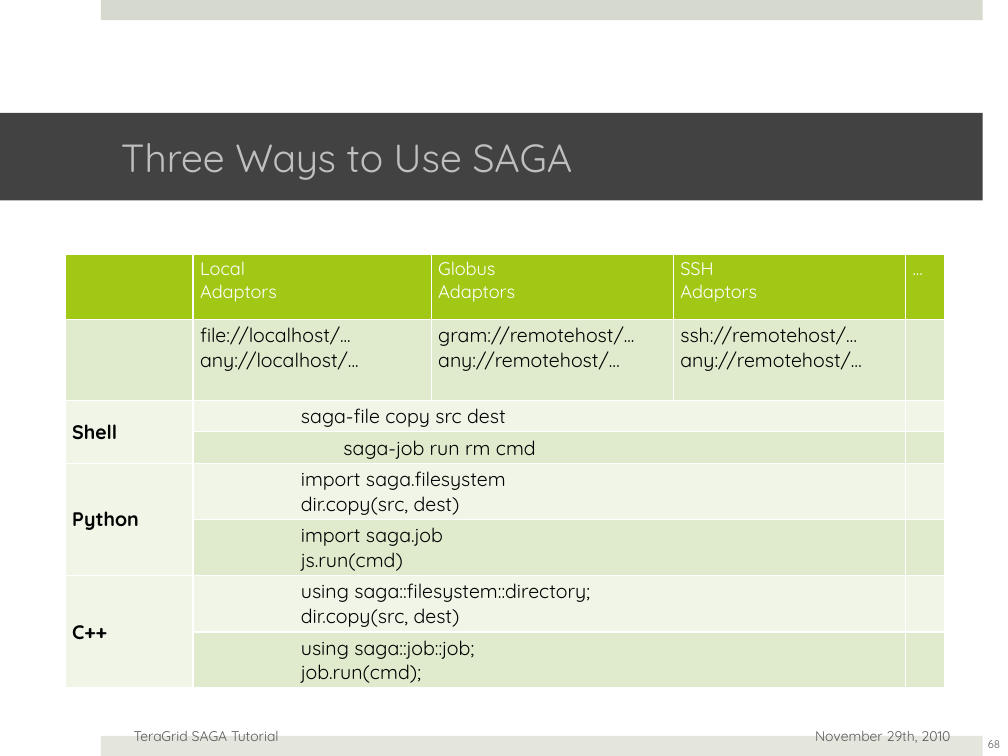
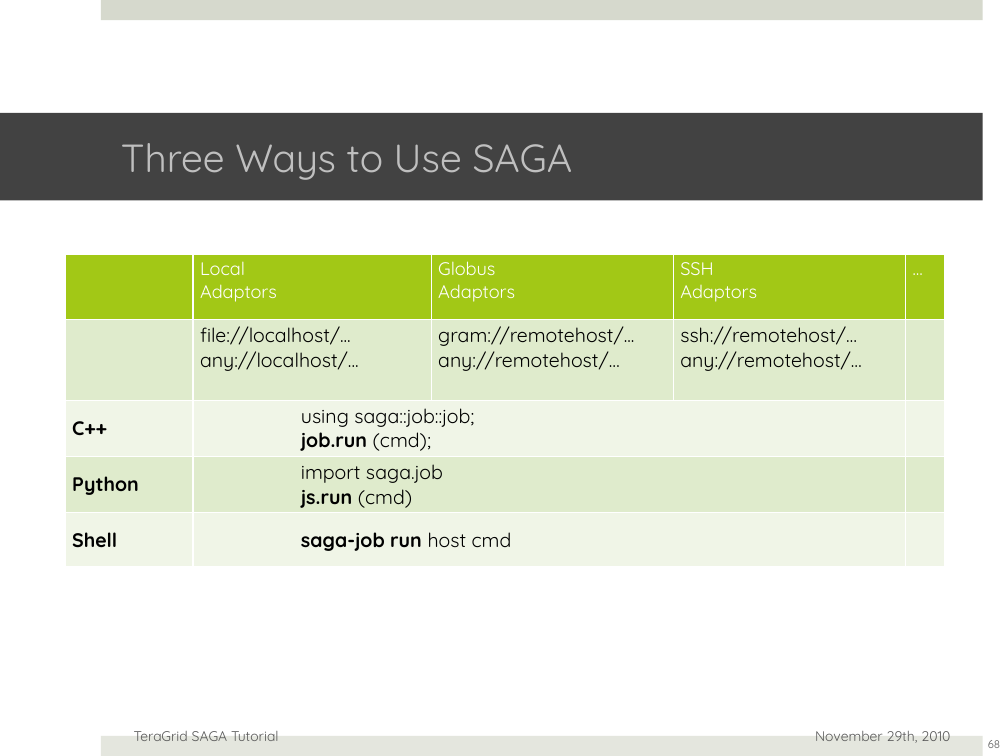
Before and after one commit to saga-project/saga-cpp-legacy-projects, a slide deck: slide 68 of tutorial/EGI-2011/02_api.pptx. Drawn at 1008x756 pixels with LibreOffice and Linux fonts; fonts in the diff are those of the drawing; background and template pictures are left out. Boxes give left, top, right and bottom in pixels: in the first picture for what was removed or moved away, otherwise in the second. Text is boxed around its words. In the diff, an @@ line names an element or a change of style, - is before the commit and + after.

```diff
--- a/tutorial/EGI-2011/02_api.pptx
+++ b/tutorial/EGI-2011/02_api.pptx
@@ table at (65,254,943,560) @@
-row 3: Shell | saga-file copy src dest |  |  | 
-row 4:  | saga-job run rm cmd |  |  | 
-row 5: Python | import saga.filesystem / dir.copy(src, dest) |  |  | 
-row 6:  | import saga.job / js.run(cmd) |  |  | 
-row 7: C++ | using saga::filesystem::directory; / dir.copy(src, dest) |  |  | 
-row 8:  | using saga::job::job; / job.run(cmd); |  |  | 
+row 3: C++ | using saga::job::job; / job.run (cmd); |  |  | 
+row 4: Python | import saga.job / js.run (cmd) |  |  | 
+row 5: Shell | saga-job run host cmd |  |  | 
```
Also in this commit, not shown: 18 other slides changed, 1 slide added, 5 slides removed, 9 other files.
